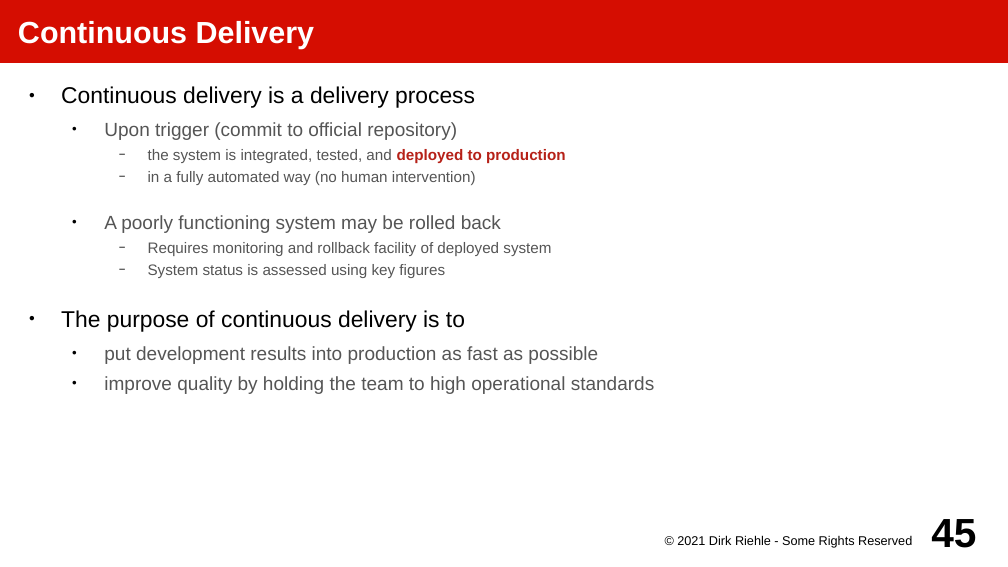
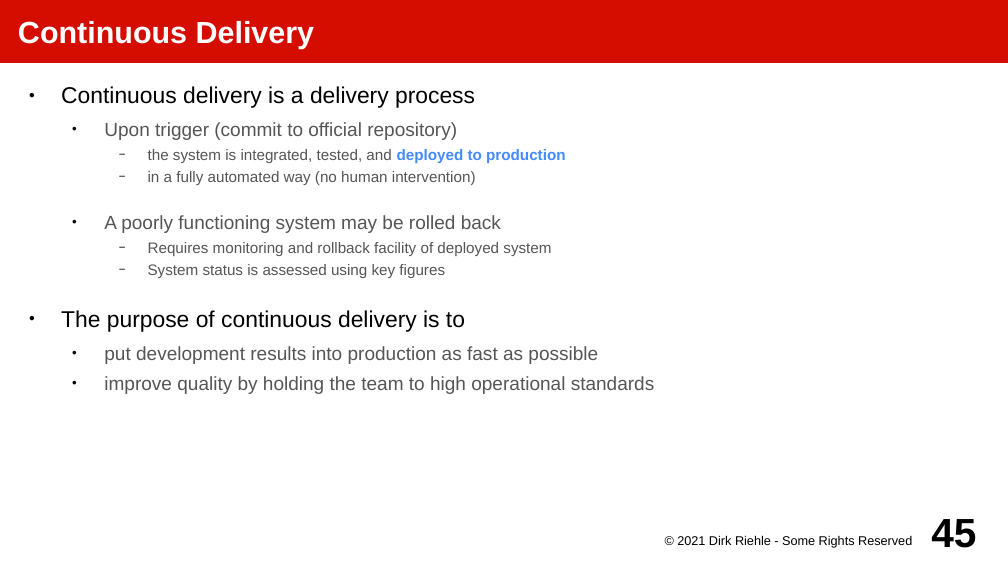
Before and after one commit to dirkriehle/amos-course, a slide deck: slide 45 of Lecture slides/AMOS F01 - Quality Assurance.odp. Drawn at 1008x567 pixels with LibreOffice and Linux fonts; fonts in the diff are those of the drawing. Boxes give left, top, right and bottom in pixels: in the first picture for what was removed or moved away, otherwise in the second. Text is boxed around its words. In the diff, an @@ line names an element or a change of style, - is before the commit and + after.

```diff
--- a/Lecture slides/AMOS F01 - Quality Assurance.odp
+++ b/Lecture slides/AMOS F01 - Quality Assurance.odp
@@ text at (148,149,565,163): text colour #B62118 to #448AFF in "deployed to production" @@
```
Also in this commit, not shown: 1 other slide changed, 25 other files.
